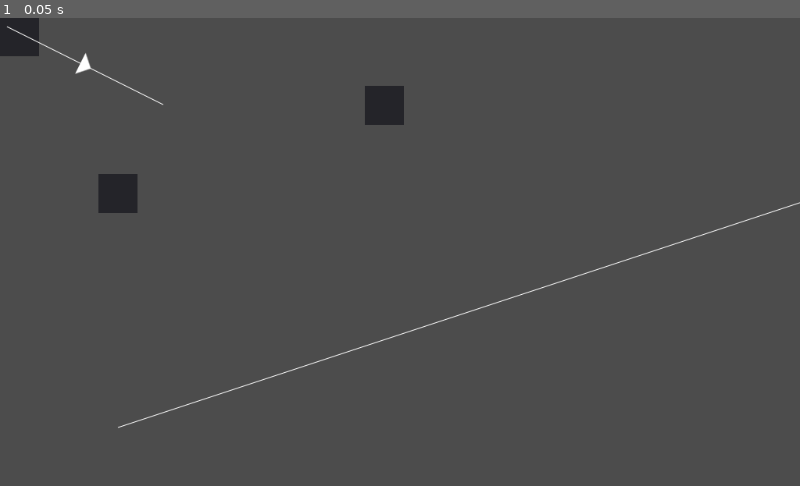
Above: before the commit, frame 1.
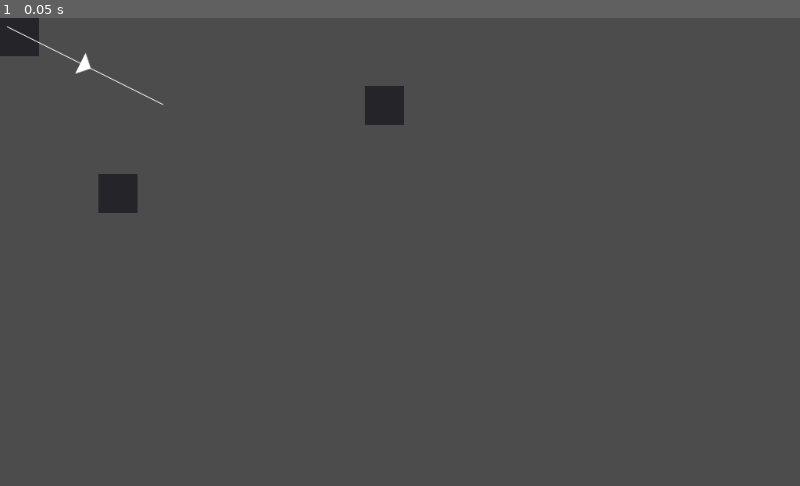
Above: after the commit, the same moment.

Repository: imjp94/gd-YAFSM
Game: Godot game, scene res://Control.tscn
Two runs of this game, one before a commit and one after it. Both use one fixed random seed, a clock stepped at 60 frames per second and the inputs below. The project has no main scene, so this scene is started directly.
Inputs:
- Up to frame 1 (0.05 s): no input

The runs differ from the first frame. In frame 1, 0.3% of the frame differs, in the area x 14-100%, y 39-88%.

Commit message:
Line moved as node moved

Diff:
--- a/FlowChart.gd
+++ b/FlowChart.gd
@@ -21,8 +21,6 @@
 	for child in get_children():
 		if child is FlowChartNode:
 			_init_node_signals(child)
-
-	connect_node("From", "To")
 
 func add_child(node, legible_unique_name=false):
 	.add_child(node, legible_unique_name)
@@ -82,7 +80,12 @@
 		_current_connection.line.join(_current_connection.get_from_pos(), get_local_mouse_position())
 	if _moving_node:
 		_moving_node.rect_position =  get_local_mouse_position() + _mouse_offset
-		# TODO: Update Line as node moved
+		for from in _connections:
+			var connections_from = _connections[from]
+			for to in connections_from:
+				if from == _moving_node.name or to == _moving_node.name:
+					var connection = _connections[from][to]
+					connection.line.join(connection.get_from_pos(), connection.get_to_pos())
 
 func _on_context_menu_request(_pos):
 	var new_node = FlowChartNodeScene.instance()
@@ -106,6 +109,7 @@
 	line.queue_free()
 
 func connect_node(from, to):
+	# TODO: Check if connection existed
 	var line = FlowChartLineScene.instance()
 	var connection = Connection.new(line, get_node(from), get_node(to))
 	var connections_from = _connections.get(from)
